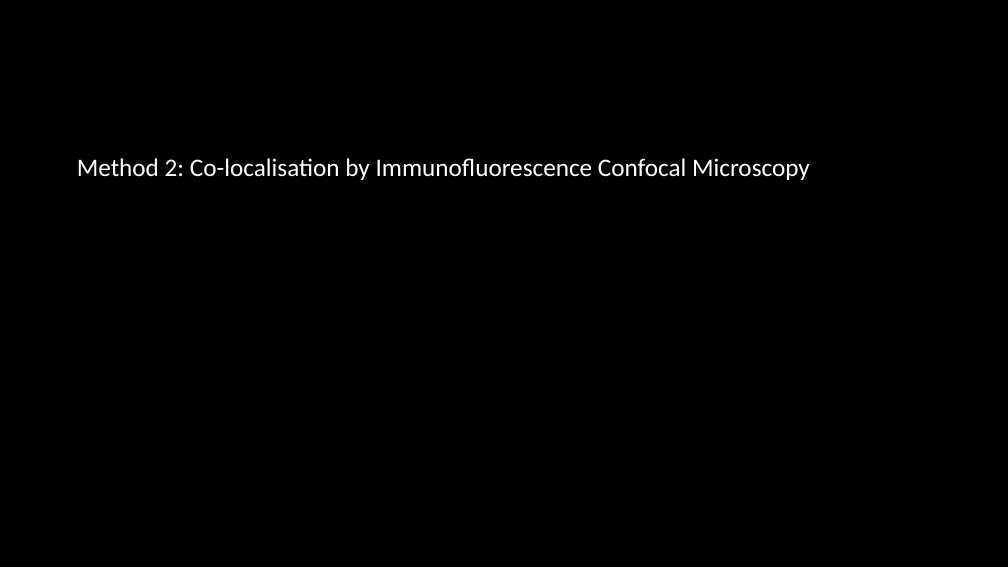
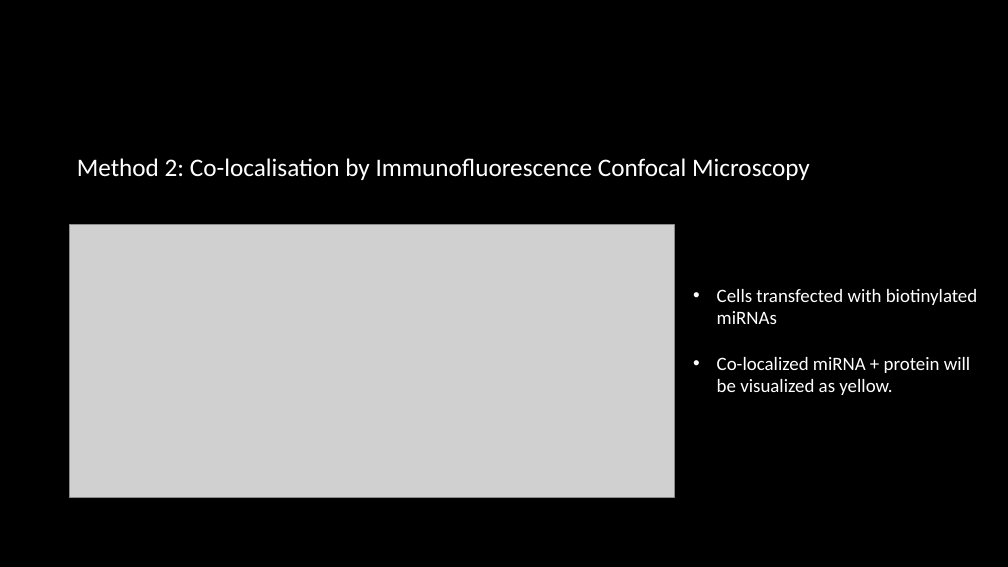
Before and after one commit to HarleyRobinson/Honours2, a slide deck: slide 14 of BackgroundInfo/Selective export of microRNA via extracellular vesicles.pptx (slide 13 before the commit). Drawn at 1008x567 pixels with LibreOffice and Linux fonts; fonts in the diff are those of the drawing; grey boxes stand for pictures; background and template pictures are left out. Boxes give left, top, right and bottom in pixels: in the first picture for what was removed or moved away, otherwise in the second. Text is boxed around its words. In the diff, an @@ line names an element or a change of style, - is before the commit and + after.

```diff
--- a/BackgroundInfo/Selective export of microRNA via extracellular vesicles.pptx
+++ b/BackgroundInfo/Selective export of microRNA via extracellular vesicles.pptx
@@ picture added at (x1=70, y1=225, x2=675, y2=497) @@
@@ text added at (x1=717, y1=289, x2=977, y2=395), 18 pt, text #FFFFFF @@
+• Cells transfected with biotinylated miRNAs
+• Co-localized miRNA + protein will be visualized as yellow.
```
Also in this commit, not shown: 9 other slides changed, 1 slide added, 20 other files.
